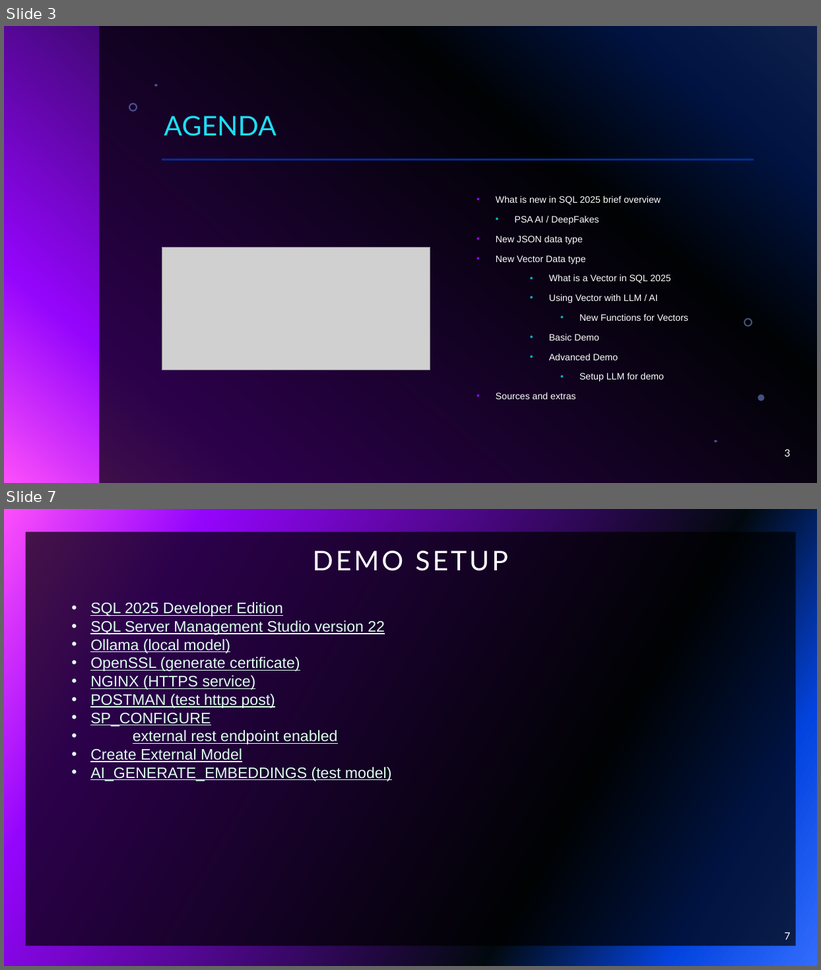
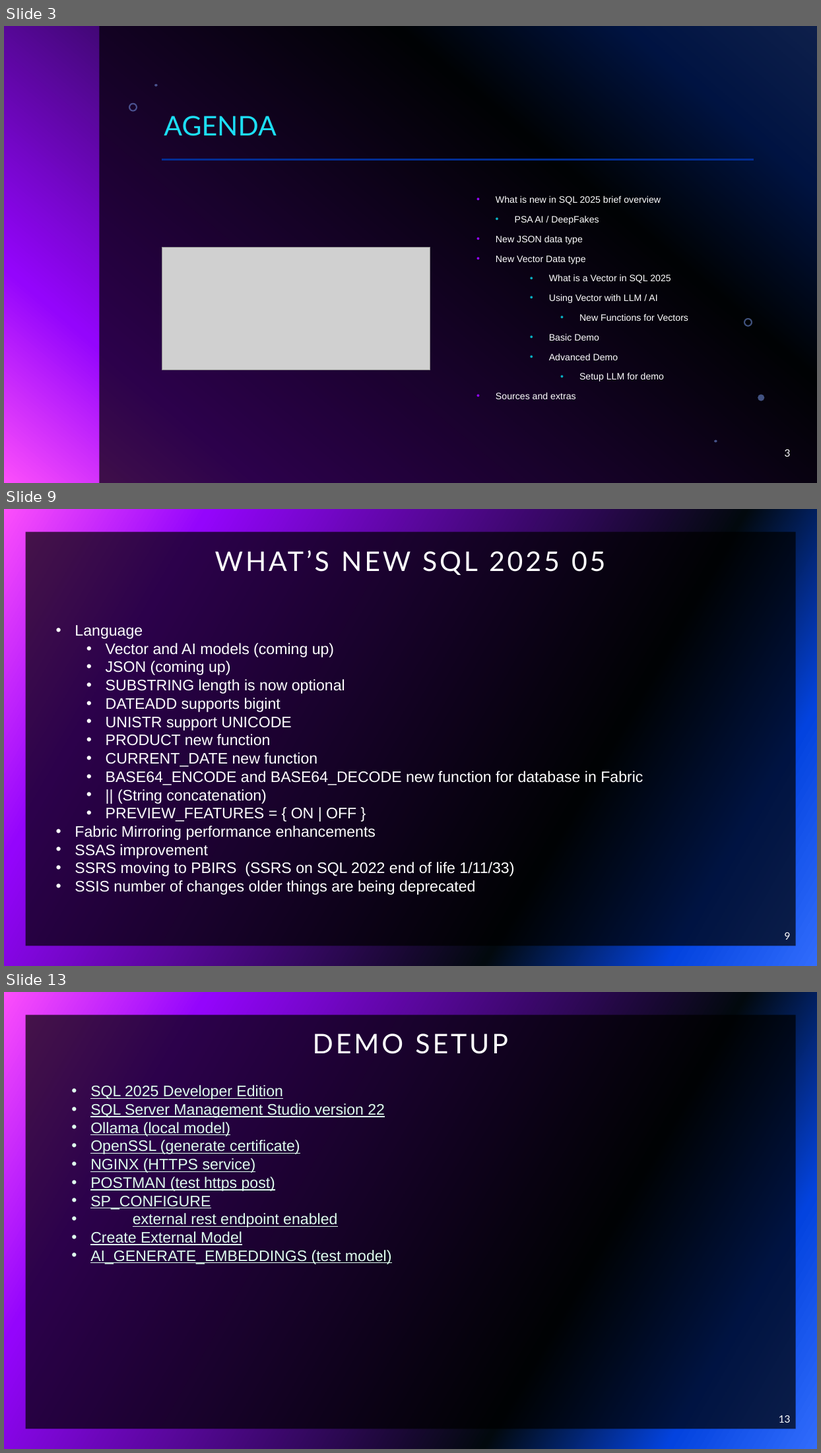
Before and after one commit to sqlbouncer/PSSUG_202512, a slide deck: PSSUG_202511.pptx. Shown one above the other, each under a label of ours: slides 3 and 7 before the commit, slides 3, 9 and 13 after it; the slides between them are not shown. The pictures are 821x970 and 821x1453 pixels, drawn with LibreOffice and Linux fonts; fonts in the diff are those of the drawing; grey boxes stand for pictures; background and template pictures are left out. Boxes give left, top, right and bottom in pixels: in the first picture for what was removed or moved away, otherwise in the second. Text is boxed around its words. In the diff, an @@ line names an element or a change of style, - is before the commit and + after.

```diff
--- a/PSSUG_202511.pptx
+++ b/PSSUG_202511.pptx
@@ slide 9 added at [4, 509, 817, 966], background gradient #316CFC to #0343DF to #02090E to #9405FC to #FC4EFB; not listed: 1 template element that a slide beside it also shows @@
@@ title added at [215, 550, 605, 575], 32 pt, text #FFFFFF @@
+WHAT’S NEW SQL 2025 05
@@ text added at [75, 625, 643, 895], 18 pt, text #FFFFFF @@
+• Language
+  • Vector and AI models (coming up)
+  • JSON (coming up)
+  • SUBSTRING length is now optional
+  • DATEADD supports bigint
+  • UNISTR support UNICODE
+  • PRODUCT new function
+  • CURRENT_DATE new function
+  • BASE64_ENCODE and BASE64_DECODE new function for database in Fabric
+  • || (String concatenation)
+  • PREVIEW_FEATURES = { ON | OFF }
+• Fabric Mirroring performance enhancements
+• SSAS improvement
+• SSRS moving to PBIRS (SSRS on SQL 2022 end of life 1/11/33)
+• SSIS number of changes older things are being deprecated
@@ page number added at [785, 933, 791, 940], 12 pt, text #FFFFFF @@
+9
@@ what was slide 7 is now slide 13 @@
@@ page number at [779, 1416, 791, 1423]: text changed @@
-7
+13
```
Also in this commit, not shown: 3 slides changed, 6 other slides added, 2 slides removed, 4 other files.
